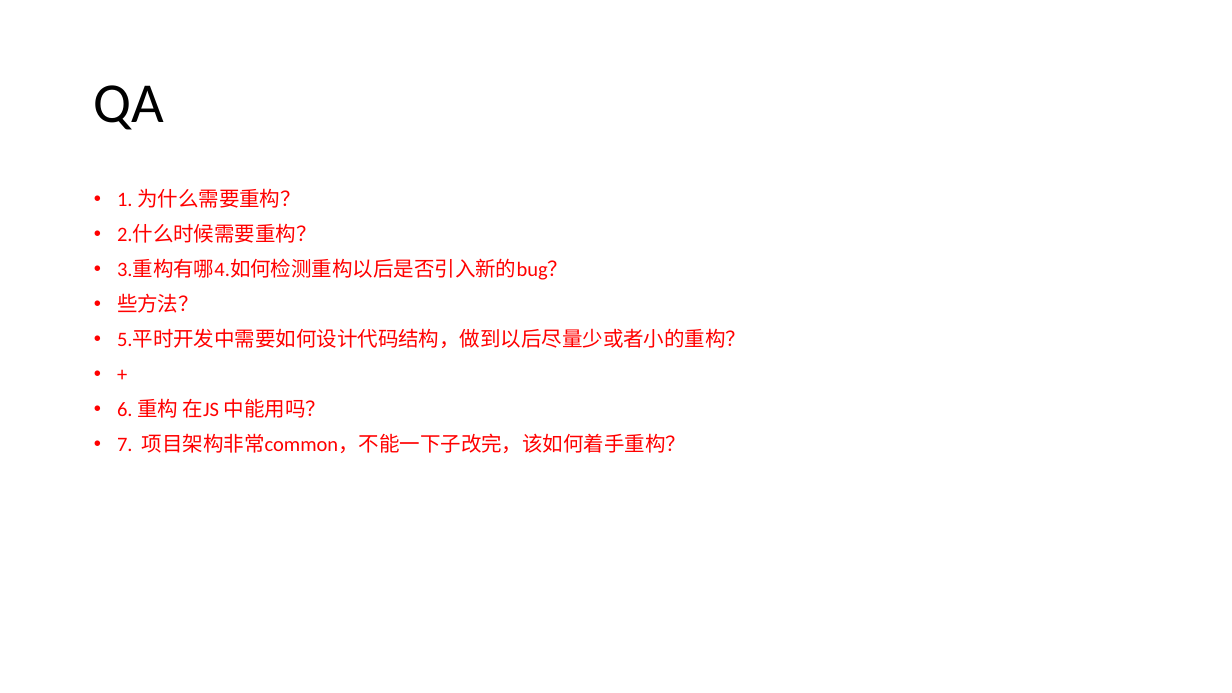
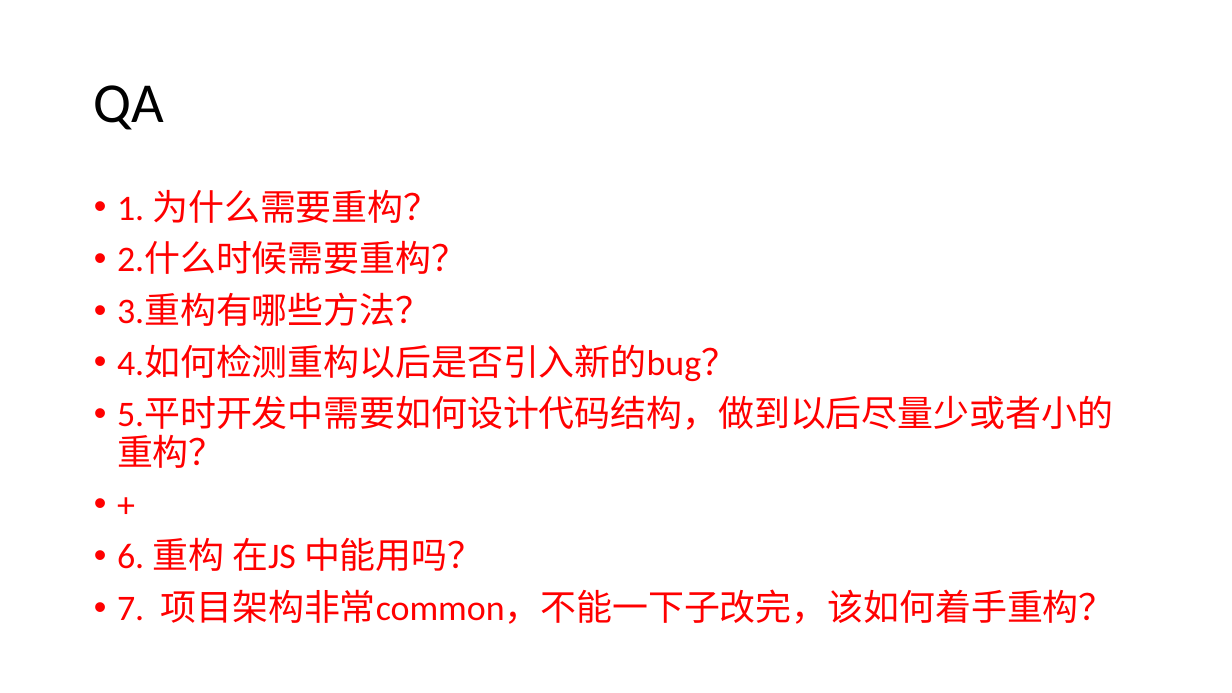
Before and after one commit to YingVickyCao/YingVickyCao.github.io, a slide deck: slide 4 of books/refactoring_improve_the_design_of_existing_code/Refactoring.pptx. Drawn at 1232x693 pixels with LibreOffice and Linux fonts; fonts in the diff are those of the drawing. Boxes give left, top, right and bottom in pixels: in the first picture for what was removed or moved away, otherwise in the second. Text is boxed around its words. In the diff, an @@ line names an element or a change of style, - is before the commit and + after.

```diff
--- a/books/refactoring_improve_the_design_of_existing_code/Refactoring.pptx
+++ b/books/refactoring_improve_the_design_of_existing_code/Refactoring.pptx
@@ text at [117,189,1114,624]: size 16 to 28 pt in "1. 为什么需要重构？", "2.什么时候需要重构？", "5.平时开发中需要如何设计代码结构，做到以后尽量少或者小的重构？", "+" and 2 more places @@
@@ text at [117,293,737,381]: text changed; size 16 to 28 pt @@
-• 3.重构有哪4.如何检测重构以后是否引入新的bug？
-• 些方法？
+• 3.重构有哪些方法？
+• 4.如何检测重构以后是否引入新的bug？
```
Also in this commit, not shown: 6 other slides changed, 8 slides added, 1 slide removed, 1 other file.
